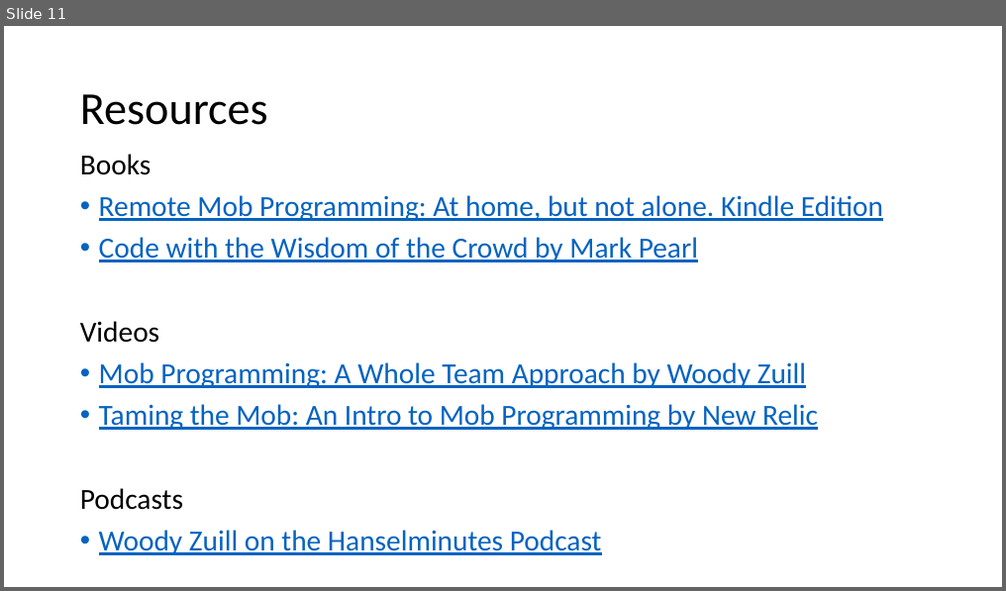
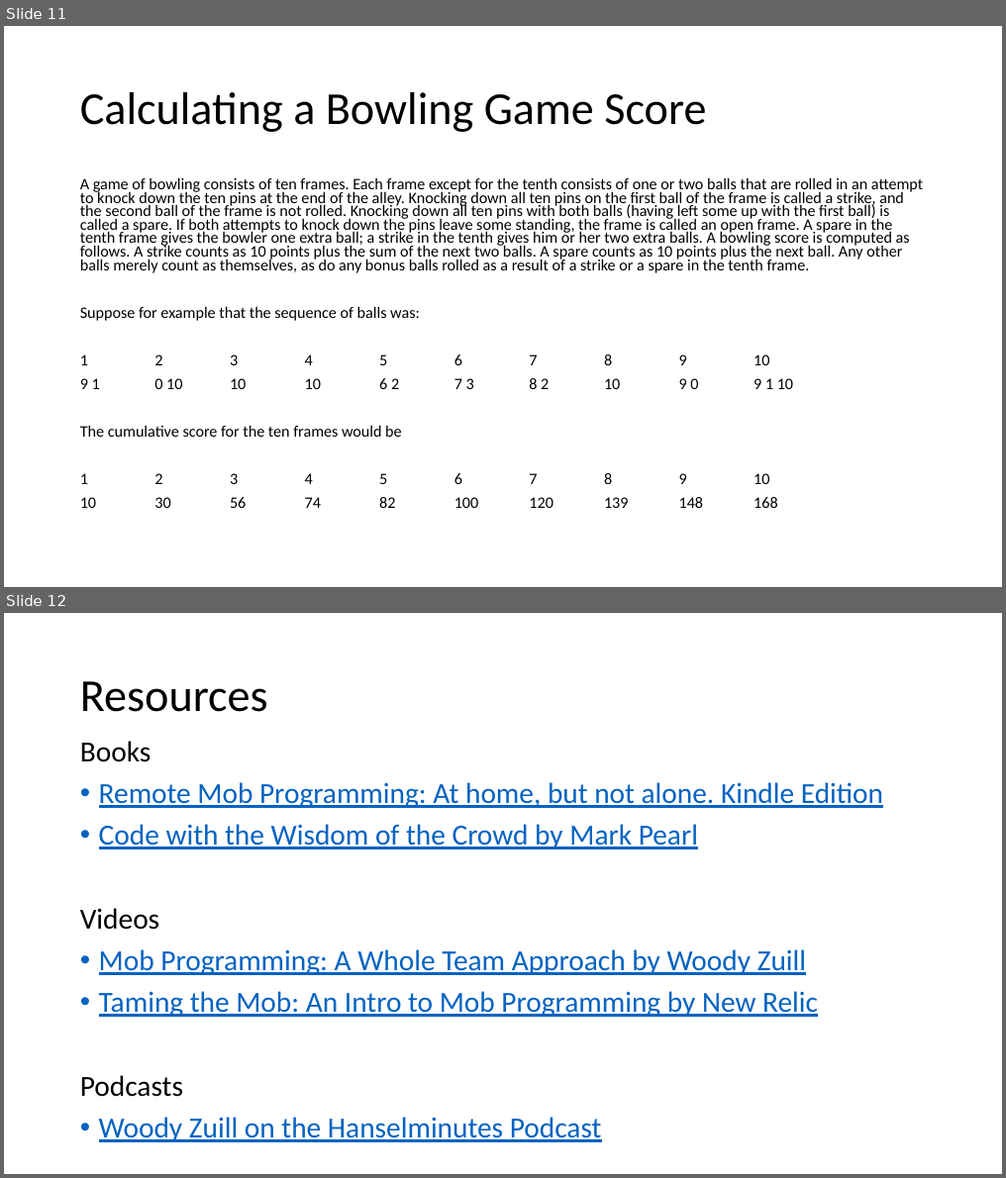
Before and after one commit to jonathan-r-jones/Mob-Programming-Demo, a slide deck: mob.pptx. Shown one above the other, each under a label of ours: slide 11 before the commit, slides 11 and 12 after it. The pictures are 1006x591 and 1006x1178 pixels, drawn with LibreOffice and Linux fonts; fonts in the diff are those of the drawing. Boxes give left, top, right and bottom in pixels: in the first picture for what was removed or moved away, otherwise in the second. Text is boxed around its words. In the diff, an @@ line names an element or a change of style, - is before the commit and + after.

```diff
--- a/mob.pptx
+++ b/mob.pptx
@@ slide 11 added at box(4, 26, 1002, 587), background #FFFFFF @@
@@ title added at box(80, 92, 706, 132), 44 pt, text #000000 @@
+Calculating a Bowling Game Score
@@ text added at box(80, 177, 923, 508), 15.4 pt, text #000000 @@
+A game of bowling consists of ten frames. Each frame except for the tenth consists of one or two balls that are rolled in an attempt to knock down the ten pins at the end of the alley. Knocking down all ten pins on the first ball of the frame is called a strike, and the second ball of the frame is not rolled. Knocking down all ten pins with both balls (having left some up with the first ball) is called a spare. If both attempts to knock down the pins leave some standing, the frame is called an open frame. A spare in the tenth frame gives the bowler one extra ball; a strike in the tenth gives him or her two extra balls. A bowling score is computed as follows. A strike counts as 10 points plus the sum of the next two balls. A spare counts as 10 points plus the next ball. Any other balls merely count as themselves, as do any bonus balls rolled as a result of a strike or a spare in the tenth frame.
+Suppose for example that the sequence of balls was:
+1 2 3 4 5 6 7 8 9 10
+9 1 0 10 10 10 6 2 7 3 8 2 10 9 0 9 1 10
+The cumulative score for the ten frames would be
+1 2 3 4 5 6 7 8 9 10
+10 30 56 74 82 100 120 139 148 168
@@ what was slide 11 is now slide 12 @@
```
Also in this commit, not shown: 2 slides changed.
